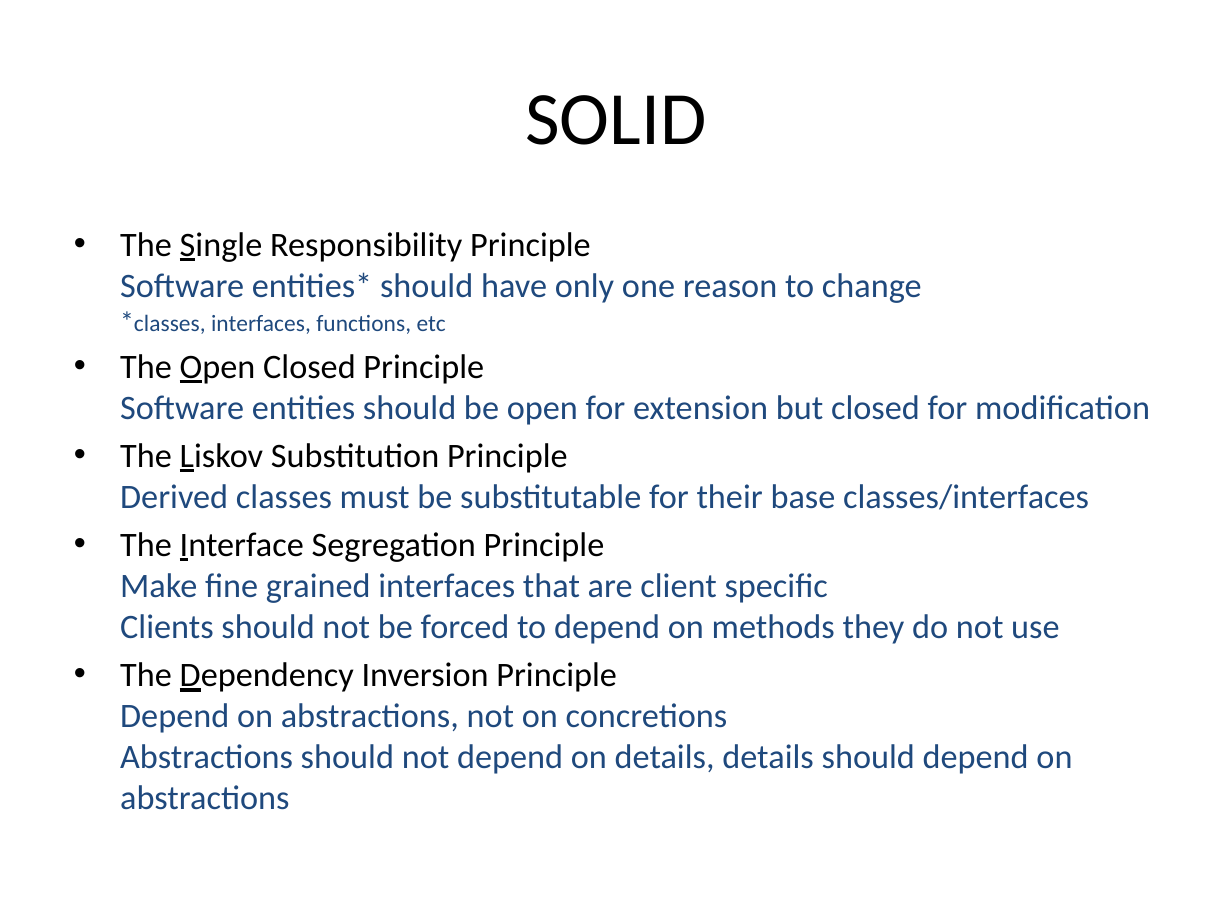
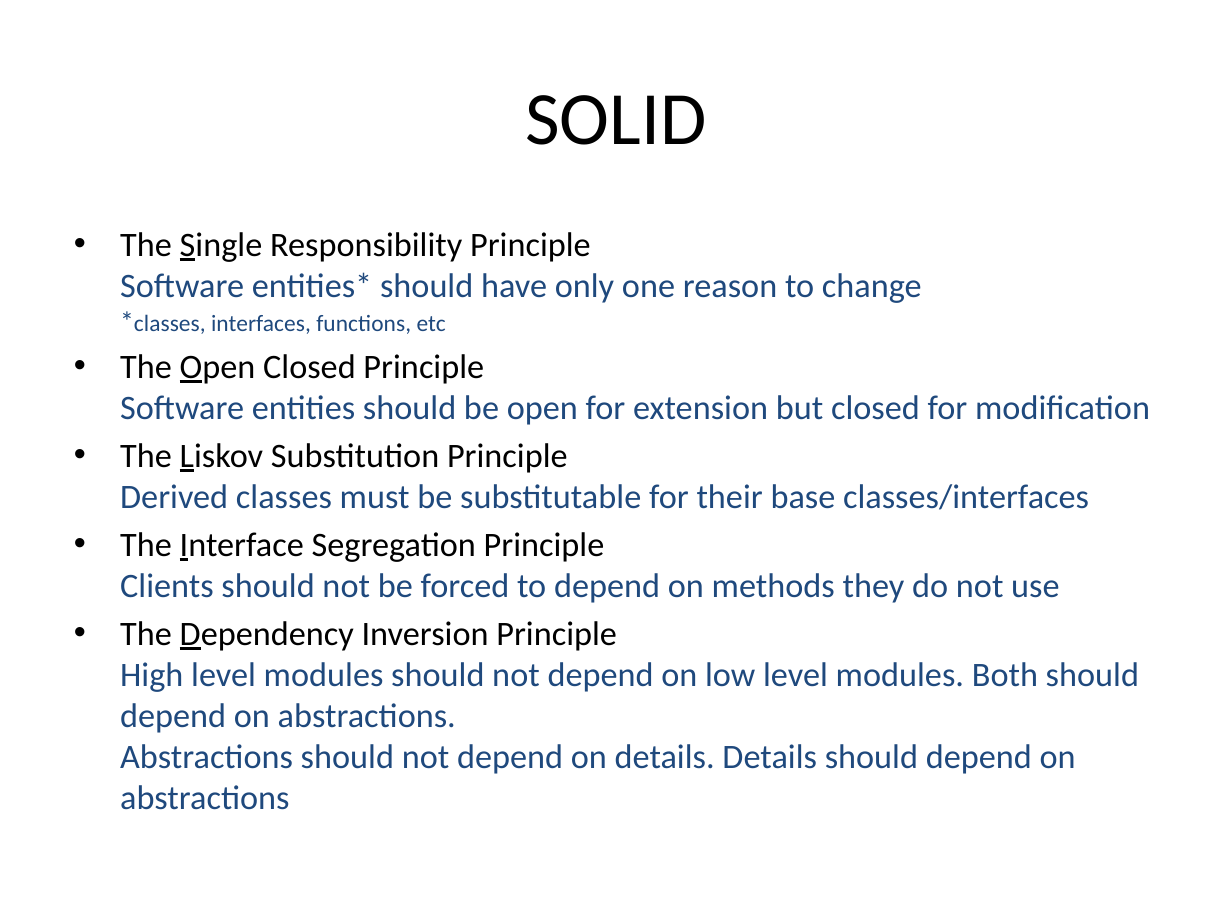
Before and after one commit to mlidbom/CSharpElevate, a slide deck: slide 7 of CSharp3.pptx. Drawn at 1232x924 pixels with LibreOffice and Linux fonts; fonts in the diff are those of the drawing. Boxes give left, top, right and bottom in pixels: in the first picture for what was removed or moved away, otherwise in the second. Text is boxed around its words. In the diff, an @@ line names an element or a change of style, - is before the commit and + after.

```diff
--- a/CSharp3.pptx
+++ b/CSharp3.pptx
@@ text at <box>120,532,1139,810</box>: text changed @@
-• The Interface Segregation Principle
-  Make fine grained interfaces that are client specific
-  Clients should not be forced to depend on methods they do not use
-• The Dependency Inversion Principle
-  Depend on abstractions, not on concretions
-  Abstractions should not depend on details, details should depend on abstractions
+• The Interface Segregation Principle
+  Clients should not be forced to depend on methods they do not use
+• The Dependency Inversion Principle
+  High level modules should not depend on low level modules. Both should depend on abstractions.
+  Abstractions should not depend on details. Details should depend on abstractions
```
Also in this commit, not shown: 2 other slides changed.
